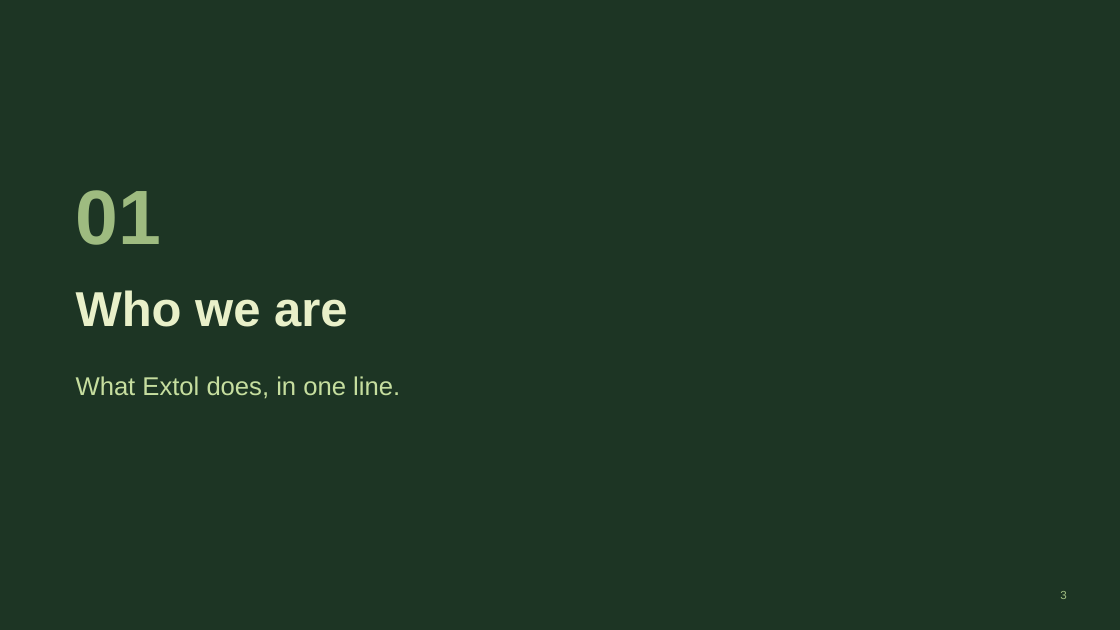
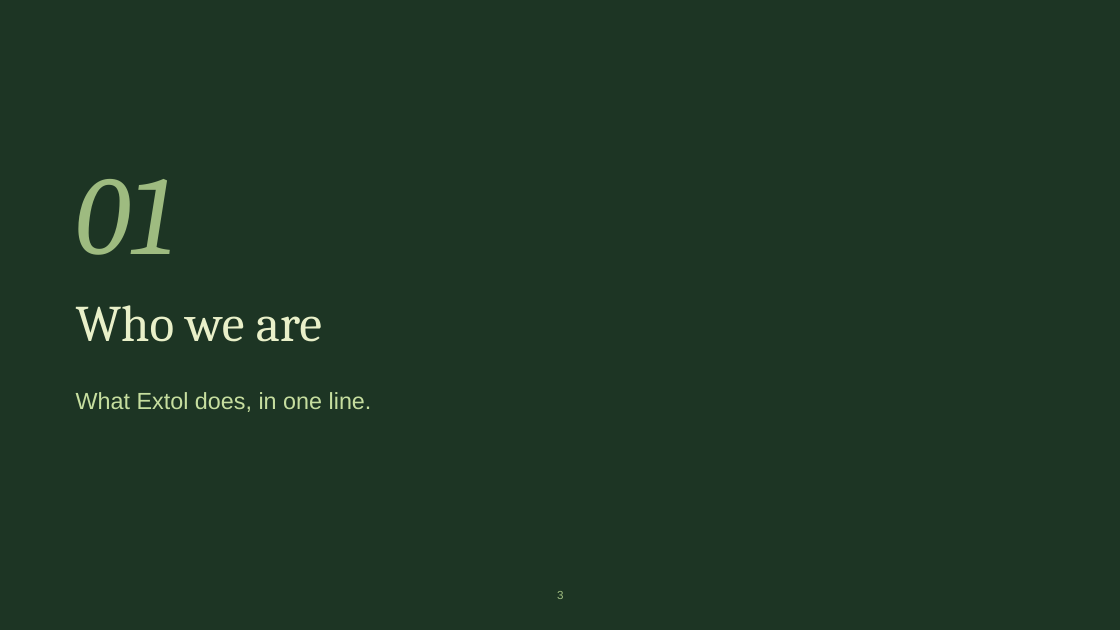
Before and after one commit to extolaffiliates/sales, a slide deck: slide 3 of decks/david-samuel/Extol-x-David-Samuel-Advisory-Briefing.pptx. Drawn at 1120x630 pixels with LibreOffice and Linux fonts; fonts in the diff are those of the drawing. Boxes give left, top, right and bottom in pixels: in the first picture for what was removed or moved away, otherwise in the second. Text is boxed around its words. In the diff, an @@ line names an element or a change of style, - is before the commit and + after.

```diff
--- a/decks/david-samuel/Extol-x-David-Samuel-Advisory-Briefing.pptx
+++ b/decks/david-samuel/Extol-x-David-Samuel-Advisory-Briefing.pptx
@@ text "01": place and size @@
-text "01" at [76,190,162,245]
+text "01" at [76,179,175,255]
@@ text "01" at [76,179,175,255]: size 66 to 96 pt, font Arial to Cambria, bold off, italic on; more space between paragraphs @@
@@ title "Who we are": place and size @@
-title "Who we are" at [76,290,348,327]
+title "Who we are" at [76,305,322,342]
@@ title "Who we are" at [76,305,322,342]: size 42 to 44 pt, font Arial to Cambria, bold off @@
@@ text "What Extol does, in one ...": place and size @@
-text "What Extol does, in one ..." at [76,376,400,399]
+text "What Extol does, in one ..." at [76,392,372,412]
@@ text "What Extol does, in one ..." at [76,392,372,412]: size 22 to 20 pt @@
@@ page number: place and size @@
-page number at [1060,591,1066,599]
+page number at [557,591,563,599]
@@ page number at [557,591,563,599]: alignment right to centre @@
```
Also in this commit, not shown: 18 other slides changed, 7 slides added, 2 slides removed, 1 other file.
